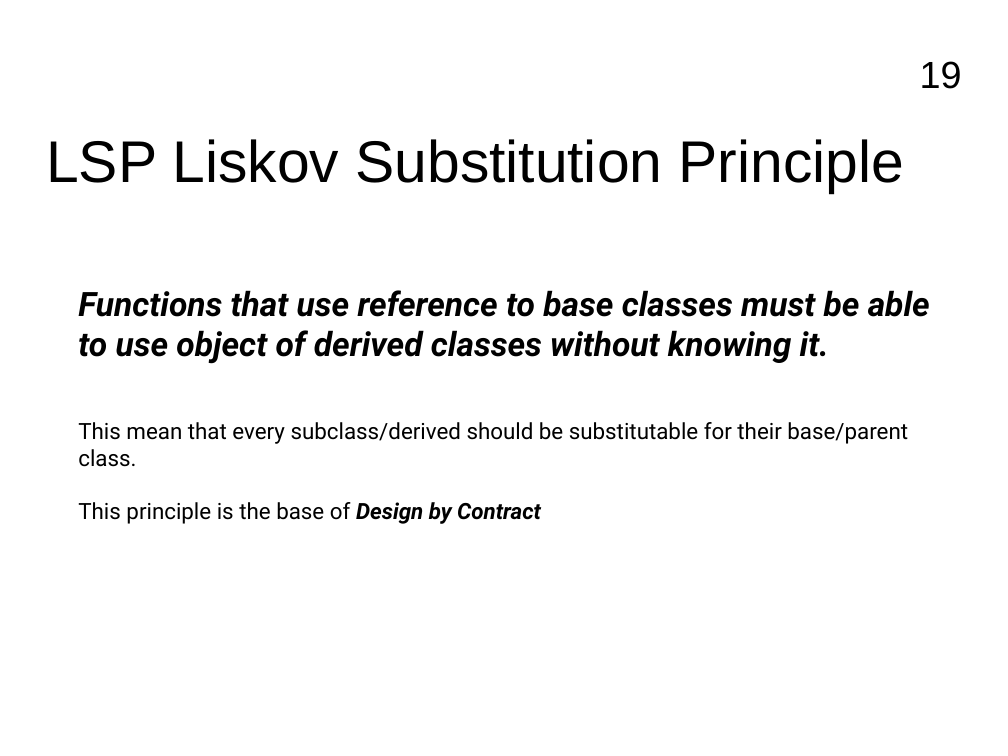
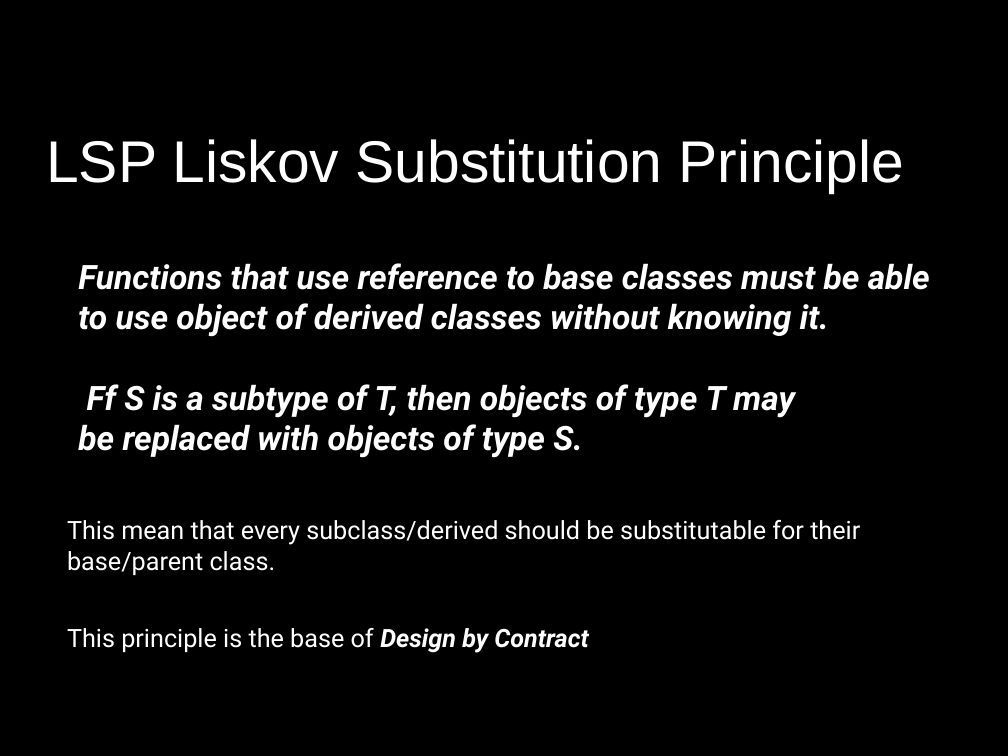
Before and after one commit to FrancoMelandri/SOLID, a slide deck: slide 19 of docs/solid.pptx. Drawn at 1008x756 pixels with LibreOffice and Linux fonts; fonts in the diff are those of the drawing. Boxes give left, top, right and bottom in pixels: in the first picture for what was removed or moved away, otherwise in the second. Text is boxed around its words. In the diff, an @@ line names an element or a change of style, - is before the commit and + after.

```diff
--- a/docs/solid.pptx
+++ b/docs/solid.pptx
@@ background #FFFFFF to #000000 @@
@@ page number removed at bbox=[920, 61, 962, 89] @@
-19
@@ text "LSP Liskov Substitution Principle" at bbox=[46, 139, 904, 193]: text colour #000000 to #FFFFFF @@
@@ text at bbox=[78, 263, 930, 337]: text colour #000000 to #FFFFFF in "Functions that use reference to base classes ..." @@
@@ text at bbox=[78, 384, 795, 458]: text changed; size 16 to 24 pt; text colour #000000 to #FFFFFF; bold on; italic on @@
-This mean that every subclass/derived should be substitutable for their base/parent class.
-This principle is the base of Design by Contract
+Ff S is a subtype of T, then objects of type T may be replaced with objects of type S.
@@ text added at bbox=[67, 520, 860, 575], 18 pt, text #FFFFFF @@
+This mean that every subclass/derived should be substitutable for their base/parent class.
@@ text added at bbox=[67, 628, 588, 653], 18 pt, text #FFFFFF @@
+This principle is the base of Design by Contract
```
Also in this commit, not shown: 52 other slides changed.
